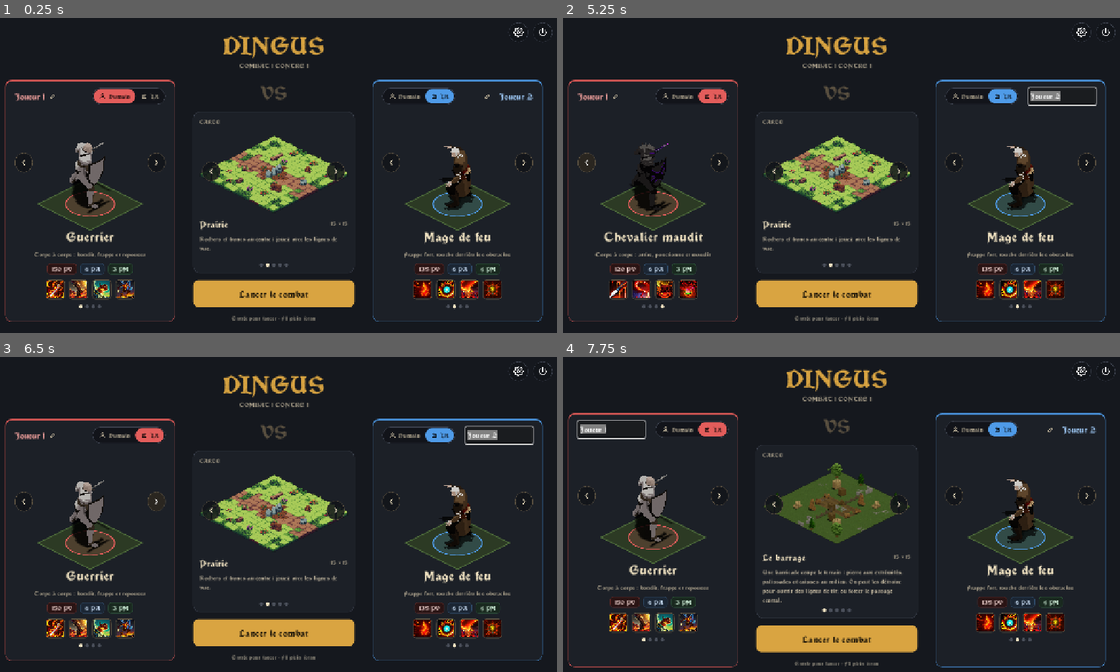
Above: before the commit, frames 1-4 (two rows, left to right).
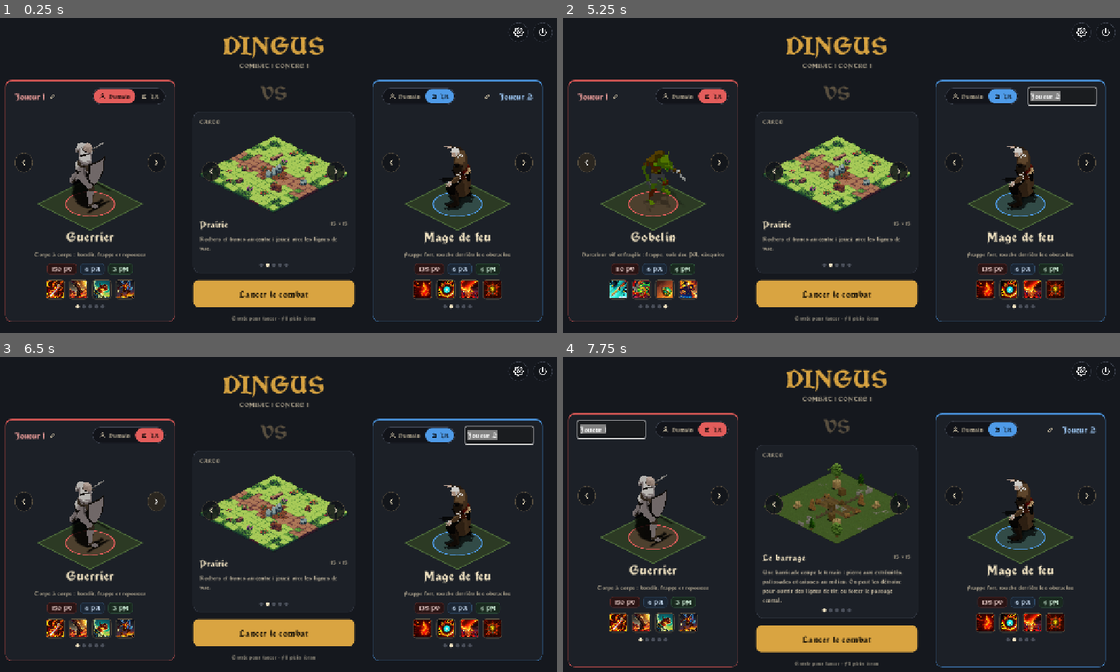
Above: after the commit, the same moments.

Repository: GuenotF/Dingus
Game: Godot game, scene res://scenes/menu.tscn
Two runs of this game, one before a commit and one after it. Both use one fixed random seed, a clock stepped at 60 frames per second and the inputs below.
Inputs (mouse positions are in pixels of both pictures, inside the frame that each line leads up to):
- Up to frame 1 (0.25 s): no input
- Up to frame 2 (5.25 s): click (618, 96) at 0.52 s; click (1053, 96) at 1.25 s; click (618, 96) at 2 s; click (1053, 96) at 2.75 s; click "Humain" at 3.5 s; click "IA" at 4.25 s; click (585, 162) at 5.02 s
- Up to frame 3 (6.5 s): click (155, 501) at 5.77 s
- Up to frame 4 (7.75 s): click (774, 511) at 6.52 s; click (618, 429) at 7.25 s

The runs differ from the first frame. In frame 1, 0.1% of the frame differs, in the area x 13-85%, y 90-93%; in frame 2, 2.4%, in the area x 3-85%, y 39-93%; in frame 3, 0.1%; in frame 4, 0.1%.

Commit message:
Nouveau personnage : le Gobelin (skin Goblin 01, pack Orcs and Goblins)
Harceleur fragile et mobile (PV 110, PA 6, PM 4, distance préférée 2).
Sorts : Estoc, Lancer de hache (projectile dessiné par script), Vol à la tire
(dégâts + −1 PA), Backflip (bond). Fiche dans docs/personnages/gobelin.md,
inventaire et README mis à jour, ajouté à CLASS_PATHS.

Non vérifié : tests Godot, rendu en jeu et équilibrage (pas de Godot sur la
machine de travail).

Co-Authored-By: Claude Sonnet 5.5 <noreply@anthropic.com>
Claude-Session: https://claude.ai/code/session_016TqoMGQ159kksKndCyYNxE

Diff:
--- /dev/null
+++ b/data/classes/gobelin.tres
@@ -0,0 +1,22 @@
+[gd_resource type="Resource" script_class="ClassData" format=3]
+
+[ext_resource type="Script" path="res://scripts/core/class_data.gd" id="1_gobc"]
+[ext_resource type="Script" path="res://scripts/core/spell_data.gd" id="2_gobc"]
+[ext_resource type="Resource" path="res://data/spells/gobelin_estoc.tres" id="3_gobc"]
+[ext_resource type="Resource" path="res://data/spells/gobelin_hache.tres" id="4_gobc"]
+[ext_resource type="Resource" path="res://data/spells/gobelin_vol.tres" id="5_gobc"]
+[ext_resource type="Resource" path="res://data/spells/gobelin_backflip.tres" id="6_gobc"]
+[ext_resource type="Resource" path="res://data/sprites/gobelin.tres" id="7_gobc"]
+[ext_resource type="Texture2D" path="res://assets/ui/portraits/gobelin.png" id="99_portrait"]
+
+[resource]
+script = ExtResource("1_gobc")
+class_label = "Gobelin"
+color = Color(0.45, 0.65, 0.2, 1)
+description = "Harceleur vif et fragile : frappe, vole des PA, s'esquive"
+max_hp = 110
+max_pm = 4
+preferred_range = 2
+spells = Array[ExtResource("2_gobc")]([ExtResource("3_gobc"), ExtResource("4_gobc"), ExtResource("5_gobc"), ExtResource("6_gobc")])
+sprites = ExtResource("7_gobc")
+portrait = ExtResource("99_portrait")
--- /dev/null
+++ b/data/effects/hache.tres
@@ -0,0 +1,13 @@
+[gd_resource type="Resource" script_class="EffectAnimation" format=3]
+
+[ext_resource type="Script" path="res://scripts/view/effect_animation.gd" id="1_hache"]
+[ext_resource type="Texture2D" path="res://assets/effects/axes/hache.png" id="2_hache"]
+
+[resource]
+script = ExtResource("1_hache")
+texture = ExtResource("2_hache")
+fps = 40.0
+loop = true
+origin = Vector2(32, 32)
+additive = false
+speed = 800.0
--- /dev/null
+++ b/data/spells/gobelin_backflip.tres
@@ -0,0 +1,25 @@
+[gd_resource type="Resource" script_class="SpellData" format=3]
+
+[ext_resource type="Script" path="res://scripts/core/effect_data.gd" id="1_gob4"]
+[ext_resource type="Texture2D" path="res://assets/ui/spells/gobelin_backflip.png" id="2_gob4"]
+[ext_resource type="Script" path="res://scripts/core/spell_data.gd" id="3_gob4"]
+
+[sub_resource type="Resource" id="Resource_gob4"]
+script = ExtResource("1_gob4")
+kind = 4
+min_value = 0
+max_value = 0
+
+[resource]
+script = ExtResource("3_gob4")
+spell_name = "Backflip"
+pa_cost = 2
+animation = "jump"
+range_min = 2
+range_max = 3
+line_only = true
+target_rule = 1
+effects = Array[ExtResource("1_gob4")]([SubResource("Resource_gob4")])
+icon = ExtResource("2_gob4")
+casts_per_turn = 1
+cooldown = 2
--- /dev/null
+++ b/data/spells/gobelin_estoc.tres
@@ -0,0 +1,18 @@
+[gd_resource type="Resource" script_class="SpellData" format=3]
+
+[ext_resource type="Script" path="res://scripts/core/effect_data.gd" id="1_gob1"]
+[ext_resource type="Texture2D" path="res://assets/ui/spells/gobelin_estoc.png" id="2_gob1"]
+[ext_resource type="Script" path="res://scripts/core/spell_data.gd" id="3_gob1"]
+
+[sub_resource type="Resource" id="Resource_gob1"]
+script = ExtResource("1_gob1")
+min_value = 13
+max_value = 15
+
+[resource]
+script = ExtResource("3_gob1")
+spell_name = "Estoc"
+animation = "attack2"
+effects = Array[ExtResource("1_gob1")]([SubResource("Resource_gob1")])
+icon = ExtResource("2_gob1")
+cast_delay = 0.3
--- /dev/null
+++ b/data/spells/gobelin_hache.tres
@@ -0,0 +1,22 @@
+[gd_resource type="Resource" script_class="SpellData" format=3]
+
+[ext_resource type="Script" path="res://scripts/core/effect_data.gd" id="1_gob2"]
+[ext_resource type="Texture2D" path="res://assets/ui/spells/gobelin_hache.png" id="2_gob2"]
+[ext_resource type="Resource" path="res://data/effects/hache.tres" id="3_gob2"]
+[ext_resource type="Script" path="res://scripts/core/spell_data.gd" id="4_gob2"]
+
+[sub_resource type="Resource" id="Resource_gob2"]
+script = ExtResource("1_gob2")
+min_value = 9
+max_value = 11
+
+[resource]
+script = ExtResource("4_gob2")
+spell_name = "Lancer de hache"
+animation = "attack1"
+range_min = 2
+range_max = 5
+effects = Array[ExtResource("1_gob2")]([SubResource("Resource_gob2")])
+icon = ExtResource("2_gob2")
+projectile = ExtResource("3_gob2")
+cast_delay = 0.35
--- /dev/null
+++ b/data/spells/gobelin_vol.tres
@@ -0,0 +1,27 @@
+[gd_resource type="Resource" script_class="SpellData" format=3]
+
+[ext_resource type="Script" path="res://scripts/core/effect_data.gd" id="1_gob3"]
+[ext_resource type="Texture2D" path="res://assets/ui/spells/gobelin_vol.png" id="2_gob3"]
+[ext_resource type="Script" path="res://scripts/core/spell_data.gd" id="3_gob3"]
+
+[sub_resource type="Resource" id="Resource_gob3a"]
+script = ExtResource("1_gob3")
+min_value = 6
+max_value = 8
+
+[sub_resource type="Resource" id="Resource_gob3b"]
+script = ExtResource("1_gob3")
+kind = 6
+min_value = -1
+max_value = -1
+duration = 1
+
+[resource]
+script = ExtResource("3_gob3")
+spell_name = "Vol à la tire"
+animation = "attack4"
+effects = Array[ExtResource("1_gob3")]([SubResource("Resource_gob3a"), SubResource("Resource_gob3b")])
+icon = ExtResource("2_gob3")
+cast_delay = 0.4
+casts_per_turn = 1
+cooldown = 2
--- /dev/null
+++ b/data/sprites/gobelin.tres
@@ -0,0 +1,71 @@
+[gd_resource type="Resource" script_class="CharacterSprites" format=3]
+
+[ext_resource type="Script" path="res://scripts/view/character_animation.gd" id="1_gobs"]
+[ext_resource type="Texture2D" path="res://assets/characters/gobelin/idle.png" id="2_idle"]
+[ext_resource type="Texture2D" path="res://assets/characters/gobelin/walk.png" id="3_walk"]
+[ext_resource type="Texture2D" path="res://assets/characters/gobelin/take_damage.png" id="4_hit"]
+[ext_resource type="Texture2D" path="res://assets/characters/gobelin/die.png" id="5_die"]
+[ext_resource type="Texture2D" path="res://assets/characters/gobelin/attack1.png" id="6_a1"]
+[ext_resource type="Texture2D" path="res://assets/characters/gobelin/attack2.png" id="7_a2"]
+[ext_resource type="Texture2D" path="res://assets/characters/gobelin/attack4.png" id="8_a4"]
+[ext_resource type="Texture2D" path="res://assets/characters/gobelin/backflip.png" id="9_bf"]
+[ext_resource type="Script" path="res://scripts/view/character_sprites.gd" id="10_gobs"]
+
+[sub_resource type="Resource" id="Resource_idle"]
+script = ExtResource("1_gobs")
+texture = ExtResource("2_idle")
+fps = 12.0
+loop = true
+
+[sub_resource type="Resource" id="Resource_walk"]
+script = ExtResource("1_gobs")
+name = "walk"
+texture = ExtResource("3_walk")
+fps = 20.0
+loop = true
+
+[sub_resource type="Resource" id="Resource_hit"]
+script = ExtResource("1_gobs")
+name = "hit"
+texture = ExtResource("4_hit")
+fps = 24.0
+
+[sub_resource type="Resource" id="Resource_die"]
+script = ExtResource("1_gobs")
+name = "die"
+texture = ExtResource("5_die")
+
+[sub_resource type="Resource" id="Resource_a1"]
+script = ExtResource("1_gobs")
+name = "attack1"
+texture = ExtResource("6_a1")
+fps = 26.0
+
+[sub_resource type="Resource" id="Resource_a2"]
+script = ExtResource("1_gobs")
+name = "attack2"
+texture = ExtResource("7_a2")
+fps = 26.0
+
+[sub_resource type="Resource" id="Resource_a4"]
+script = ExtResource("1_gobs")
+name = "attack4"
+texture = ExtResource("8_a4")
+fps = 26.0
+
+[sub_resource type="Resource" id="Resource_jump"]
+script = ExtResource("1_gobs")
+name = "jump"
+texture = ExtResource("9_bf")
+fps = 30.0
+
+[resource]
+script = ExtResource("10_gobs")
+feet_position = Vector2(64, 88)
+feet_down_right = Vector2(60, 88)
+feet_down_left = Vector2(68, 88)
+feet_up_left = Vector2(63, 89)
+feet_up_right = Vector2(64, 88)
+height = 42.0
+scale = 1.4
+animations = Array[ExtResource("1_gobs")]([SubResource("Resource_idle"), SubResource("Resource_walk"), SubResource("Resource_hit"), SubResource("Resource_die"), SubResource("Resource_a1"), SubResource("Resource_a2"), SubResource("Resource_a4"), SubResource("Resource_jump")])
--- a/scripts/game_config.gd
+++ b/scripts/game_config.gd
@@ -6,6 +6,7 @@
 	"res://data/classes/mage_feu.tres",
 	"res://data/classes/archer.tres",
 	"res://data/classes/chevalier_maudit.tres",
+	"res://data/classes/gobelin.tres",
 ]
 
 ## Police de l'interface (assets/fonts/). Absente (non versionnée, voir .gitignore) : police par défaut de Godot.
Binary file added: assets/characters/gobelin/attack1.png
Binary file added: assets/characters/gobelin/attack2.png
Binary file added: assets/characters/gobelin/attack4.png
Binary file added: assets/characters/gobelin/backflip.png
Binary file added: assets/characters/gobelin/die.png
Binary file added: assets/characters/gobelin/idle.png
Binary file added: assets/characters/gobelin/take_damage.png
Binary file added: assets/characters/gobelin/walk.png
Binary file added: assets/effects/axes/hache.png
Binary file added: assets/ui/portraits/gobelin.png
Binary file added: assets/ui/spells/gobelin_backflip.png
Binary file added: assets/ui/spells/gobelin_estoc.png
(and 4 more such lines)
